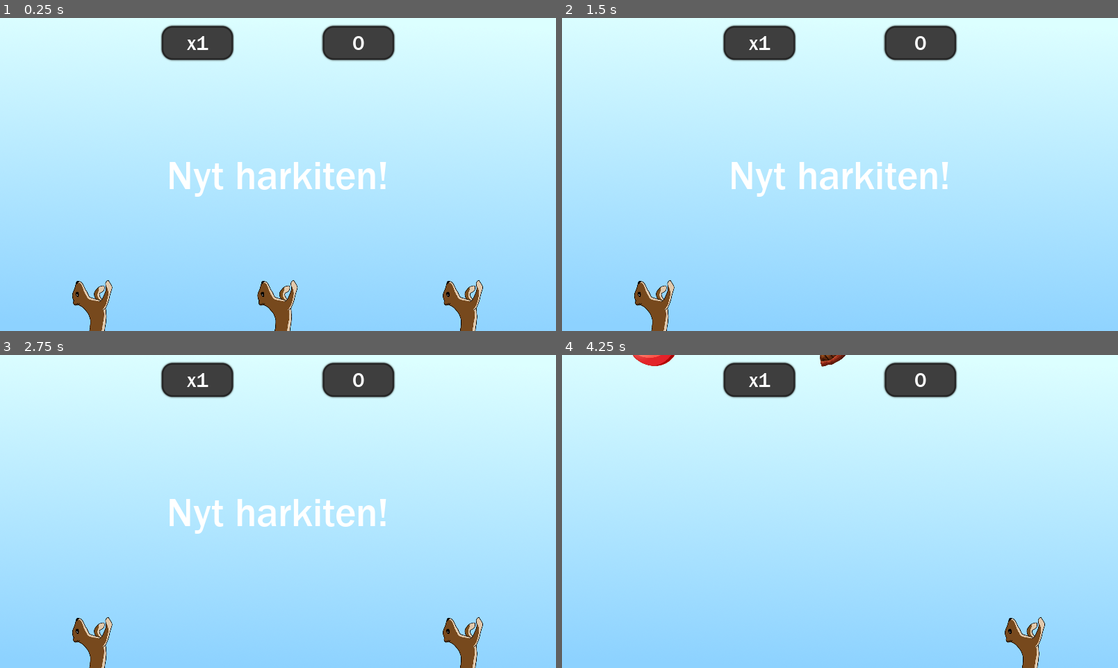
Above: before the commit, frames 1-4 (two rows, left to right).
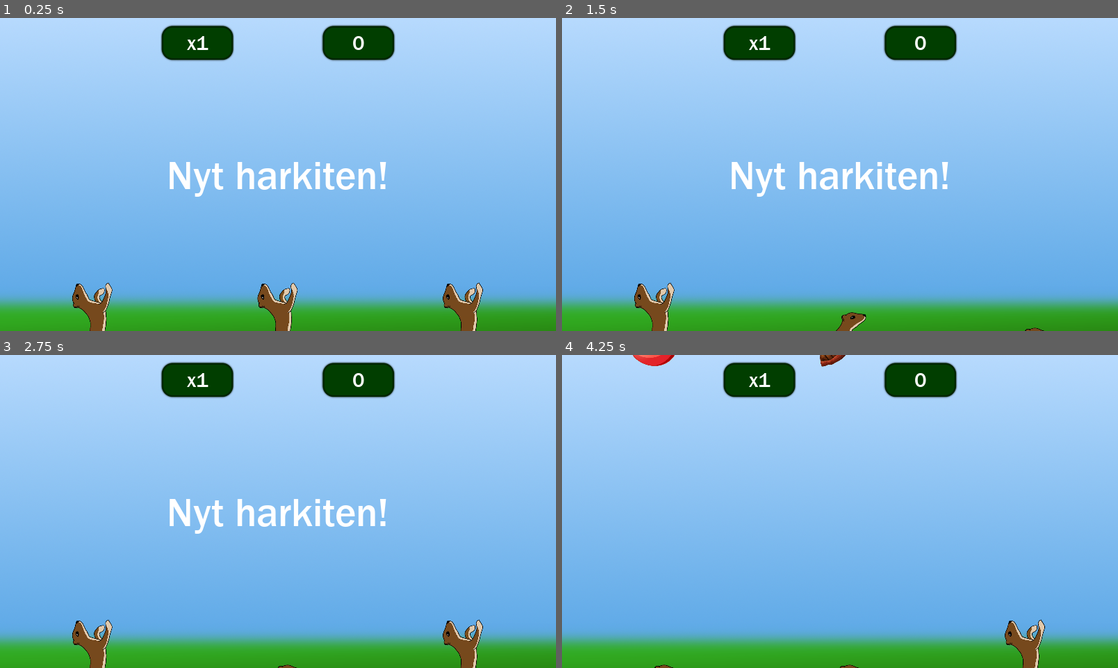
Above: after the commit, the same moments.

Repository: Tuizku/AisticoGamePrototypes
Game: Godot game, scene res://scenes/main.tscn
The game is run twice, just before and just after one commit, with the same random seed, the same clock (stepped at 60 frames per second) and the same inputs.
Inputs:
- Up to frame 1 (0.25 s): no input
- Up to frame 2 (1.5 s): tap Enter at 0.5 s; hold Right (ui_right) 0.53-1.28 s; hold Space 0.53-1.28 s; hold Down (ui_down) from 1.28 s (still down); tap Space at 1.35 s
- Up to frame 3 (2.75 s): tap Space at 1.52, 1.82 s; tap Enter at 2 s; release Down (ui_down) at 2.03 s; hold Right (ui_right) from 2.03 s (still down); hold Space from 2.03 s (still down)
- Up to frame 4 (4.25 s): release Space at 2.78 s; tap Space at 2.85, 3.02, 3.32 s; tap Enter at 3.5 s; release Right (ui_right) at 3.53 s; hold Left (ui_left) from 3.53 s (still down); hold Space from 3.53 s (still down)

The runs differ from the first frame. In frame 1, 97% of the frame differs, in the area x 0-100%, y 0-100%; in frame 2, 98%; in frame 3, 98%; in frame 4, 99%.

Commit message:
animaatio, uus tausta ja UI väri päivitys

Diff:
--- a/Putoavat esineet/scenes/end.tscn
+++ b/Putoavat esineet/scenes/end.tscn
@@ -1,7 +1,7 @@
 [gd_scene load_steps=4 format=2]
 
 [ext_resource path="res://fonts/big_font.tres" type="DynamicFont" id=1]
-[ext_resource path="res://sprites/background.png" type="Texture" id=3]
+[ext_resource path="res://sprites/background 2.png" type="Texture" id=2]
 [ext_resource path="res://scripts/end_controller.gd" type="Script" id=4]
 
 [node name="Control" type="Control"]
@@ -13,7 +13,7 @@
 modulate = Color( 0.478431, 0.478431, 0.380392, 1 )
 margin_right = 40.0
 margin_bottom = 40.0
-texture = ExtResource( 3 )
+texture = ExtResource( 2 )
 
 [node name="MainLabel" type="Label" parent="."]
 anchor_top = 0.1
--- a/Putoavat esineet/scenes/main.tscn
+++ b/Putoavat esineet/scenes/main.tscn
@@ -1,7 +1,7 @@
 [gd_scene load_steps=8 format=2]
 
 [ext_resource path="res://scenes/player.tscn" type="PackedScene" id=1]
-[ext_resource path="res://sprites/background.png" type="Texture" id=2]
+[ext_resource path="res://sprites/background 2.png" type="Texture" id=2]
 [ext_resource path="res://scripts/game_controller.gd" type="Script" id=3]
 [ext_resource path="res://fonts/big_font.tres" type="DynamicFont" id=5]
 [ext_resource path="res://scripts/take_whole_screen.gd" type="Script" id=6]
@@ -18,14 +18,14 @@
 texture = ExtResource( 2 )
 
 [node name="Player" parent="." instance=ExtResource( 1 )]
-position = Vector2( 325, 991 )
+position = Vector2( 325, 1000 )
 
 [node name="Player2" parent="." instance=ExtResource( 1 )]
-position = Vector2( 959, 991 )
+position = Vector2( 959, 1000 )
 PlayerIndex = 1
 
 [node name="Player3" parent="." instance=ExtResource( 1 )]
-position = Vector2( 1626, 991 )
+position = Vector2( 1626, 1000 )
 PlayerIndex = 2
 
 [node name="Ground" type="StaticBody2D" parent="."]
@@ -56,10 +56,12 @@
 }
 
 [node name="MultiplierBox" parent="UI/HBoxContainer" instance=ExtResource( 7 )]
+self_modulate = Color( 0.0313726, 1, 0, 1 )
 margin_left = 26.0
 margin_right = 282.0
 
 [node name="PointsBox" parent="UI/HBoxContainer" instance=ExtResource( 7 )]
+self_modulate = Color( 0.0313726, 1, 0, 1 )
 margin_left = 582.0
 margin_right = 838.0
 
--- a/Putoavat esineet/scenes/player.tscn
+++ b/Putoavat esineet/scenes/player.tscn
@@ -1,10 +1,50 @@
-[gd_scene load_steps=4 format=2]
+[gd_scene load_steps=5 format=2]
 
 [ext_resource path="res://sprites/kärppä_looking_up.png" type="Texture" id=1]
 [ext_resource path="res://scripts/player.gd" type="Script" id=2]
 
 [sub_resource type="RectangleShape2D" id=1]
 extents = Vector2( 34.75, 43.25 )
+
+[sub_resource type="Animation" id=2]
+resource_name = "UpDown"
+length = 0.3
+tracks/0/type = "value"
+tracks/0/path = NodePath(".:rotation_degrees")
+tracks/0/interp = 1
+tracks/0/loop_wrap = true
+tracks/0/imported = false
+tracks/0/enabled = true
+tracks/0/keys = {
+"times": PoolRealArray( 0, 0.3 ),
+"transitions": PoolRealArray( 0.5, 1 ),
+"update": 0,
+"values": [ 0.0, 90.0 ]
+}
+tracks/1/type = "value"
+tracks/1/path = NodePath("Sprite:position")
+tracks/1/interp = 1
+tracks/1/loop_wrap = true
+tracks/1/imported = false
+tracks/1/enabled = true
+tracks/1/keys = {
+"times": PoolRealArray( 0, 0.3 ),
+"transitions": PoolRealArray( 1, 1 ),
+"update": 0,
+"values": [ Vector2( 0, 0 ), Vector2( 70, 0 ) ]
+}
+tracks/2/type = "value"
+tracks/2/path = NodePath("CollisionShape2D:disabled")
+tracks/2/interp = 1
+tracks/2/loop_wrap = true
+tracks/2/imported = false
+tracks/2/enabled = true
+tracks/2/keys = {
+"times": PoolRealArray( 0, 0.1 ),
+"transitions": PoolRealArray( 1, 1 ),
+"update": 1,
+"values": [ false, true ]
+}
 
 [node name="Player" type="Area2D" groups=["player"]]
 scale = Vector2( 2, 2 )
@@ -18,4 +58,7 @@
 position = Vector2( -0.75, 1.25 )
 shape = SubResource( 1 )
 
+[node name="AnimationPlayer" type="AnimationPlayer" parent="."]
+anims/UpDown = SubResource( 2 )
+
 [connection signal="body_entered" from="." to="." method="_on_Player_body_entered"]
--- a/Putoavat esineet/scripts/player.gd
+++ b/Putoavat esineet/scripts/player.gd
@@ -3,16 +3,21 @@
 export var PlayerIndex : int = 0
 var keys = ["ui_left", "ui_down", "ui_right"]
 onready var gameController = get_parent()
+onready var animator = get_node("AnimationPlayer")
+
+var up : bool = true
 
 func _ready():
 	position.x = get_viewport_rect().size.x / 6 * (1 + 2 * PlayerIndex)
 
 func _physics_process(_delta):
 	if Input.is_action_just_pressed(keys[PlayerIndex]):
-		if visible:
-			hide()
+		if up:
+			up = false
+			animator.play("UpDown")
 		else:
-			show()
+			up = true
+			animator.play_backwards("UpDown")
 
 
 func _on_Player_body_entered(body):
Binary file added: Putoavat esineet/sprites/background 2.png
Not shown, added: Putoavat esineet/sprites/background 2.png.import
Not shown, added: (Kuvat ja videot)/background 2.pdn
